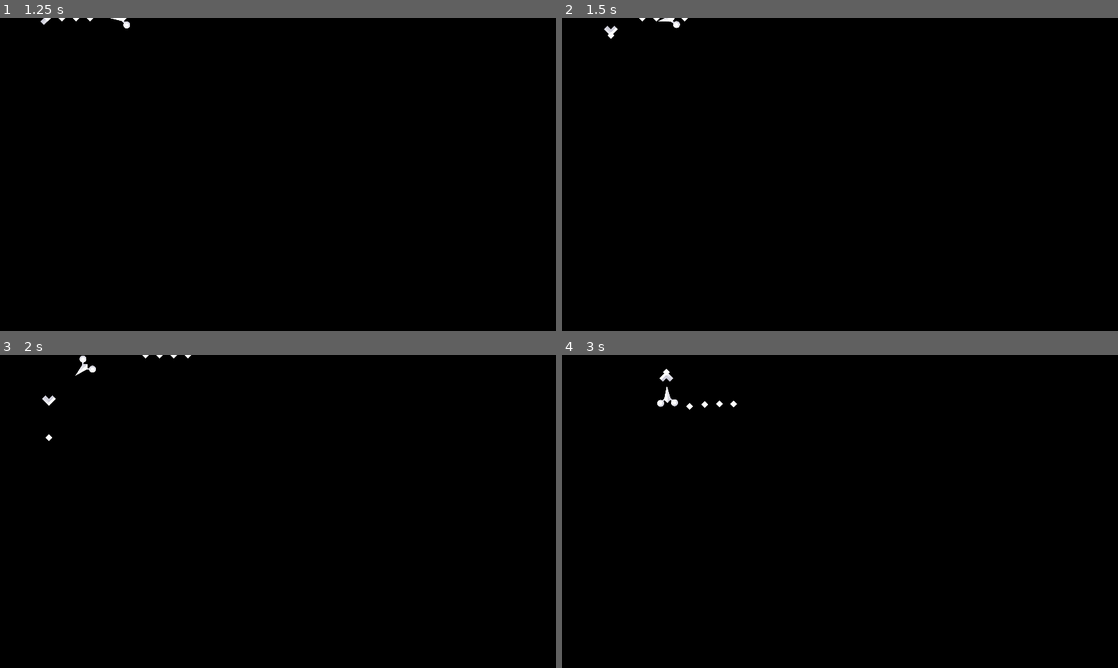
Above: before the commit, frames 1-4 (two rows, left to right).
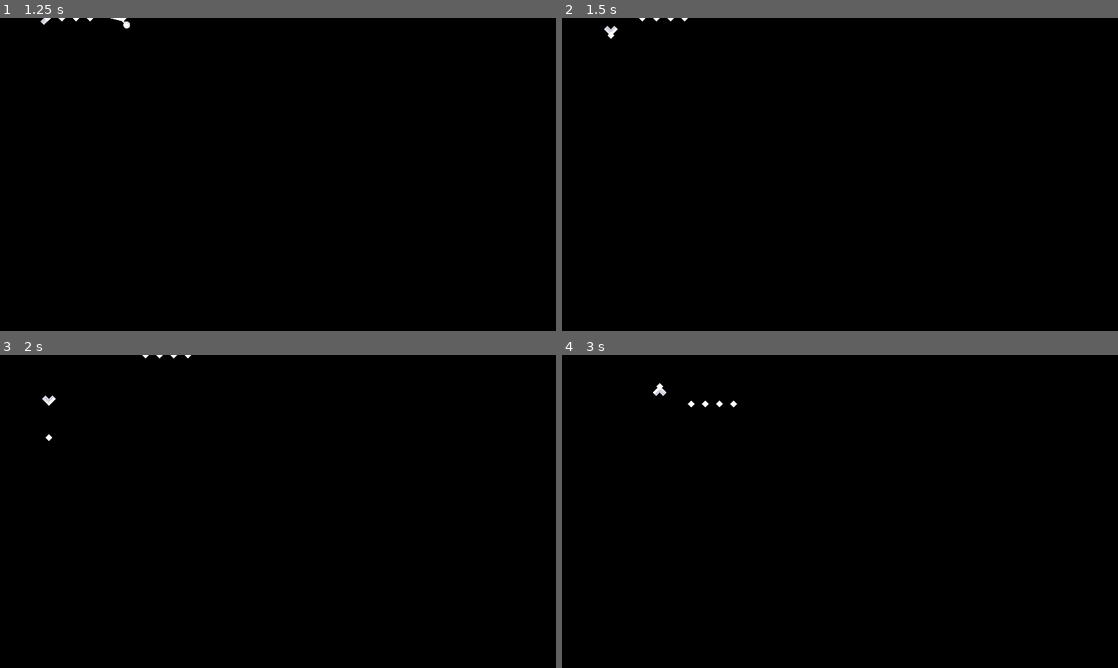
Above: after the commit, the same moments.

Repository: wdfeer/spaceshooter
Game: Godot game, scene res://src/game.tscn
Two runs of this game, one before a commit and one after it. Both use one fixed random seed, a clock stepped at 60 frames per second and the inputs below.
Inputs (mouse positions are in pixels of both pictures, inside the frame that each line leads up to):
- Up to frame 1 (1.25 s): move the mouse to (400, 158) at 0.52 s; press the mouse at (400, 158) at 0.53 s; hold D (right) from 0.53 s (still down)
- Up to frame 2 (1.5 s): move the mouse to (728, 190) at 1.27 s; release D (right) at 1.28 s; release the mouse at (728, 190) at 1.28 s; hold S (down) from 1.28 s (still down); click (728, 190) at 1.35 s
- Up to frame 3 (2 s): keep holding S (down)
- Up to frame 4 (3 s): move the mouse to (895, 442) at 2.02 s; release S (down) at 2.03 s; press the mouse at (895, 442) at 2.03 s; hold D (right) 2.03-2.78 s; move the mouse to (812, 574) at 2.77 s; release the mouse at (812, 574) at 2.78 s; hold W (up) from 2.78 s (still down); click (812, 574) at 2.85 s

Frame 1 is identical in both runs. In frame 2, less than 0.1% of the frame differs, in the area x 17-22%, y 0-4%; in frame 3, less than 0.1%; in frame 4, 0.2%, in the area x 16-27%, y 4-18%.

Commit message:
Kill enemies

Diff:
--- a/src/enemy.gd
+++ b/src/enemy.gd
@@ -1,11 +1,12 @@
-extends CharacterBody2D
+extends Area2D
 
 const SPEED = 250.0
+var velocity: Vector2 = Vector2.ZERO
 
 func _physics_process(delta: float) -> void:
 	velocity = global_position.direction_to(get_player_position()) * SPEED
 	rotation = velocity.angle() + PI / 2
-	move_and_slide()
+	global_position += velocity * delta
 
 func get_player_position() -> Vector2:
 	var player: Node2D = $"../Player"
--- a/src/enemy.tscn
+++ b/src/enemy.tscn
@@ -3,7 +3,7 @@
 [ext_resource type="Script" path="res://src/enemy.gd" id="1_f50iw"]
 [ext_resource type="Texture2D" uid="uid://bbb6a133jwp6n" path="res://assets/kenney_simple_space/enemy_A.png" id="1_h06jl"]
 
-[node name="Enemy" type="CharacterBody2D"]
+[node name="Enemy" type="Area2D"]
 script = ExtResource("1_f50iw")
 
 [node name="Sprite2D" type="Sprite2D" parent="."]
